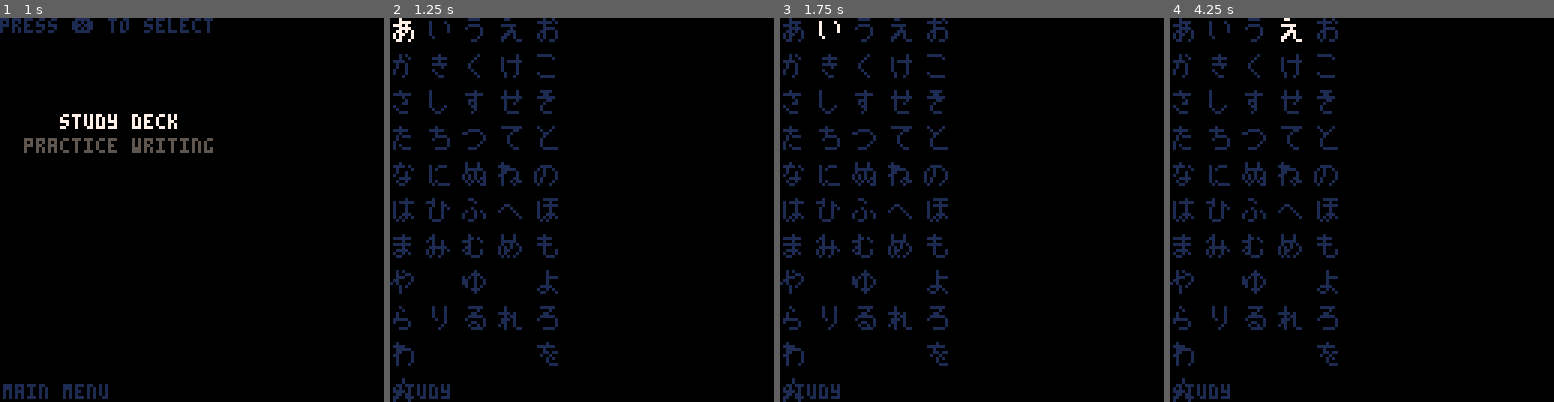
Above: before the commit, frames 1-4 (left to right).
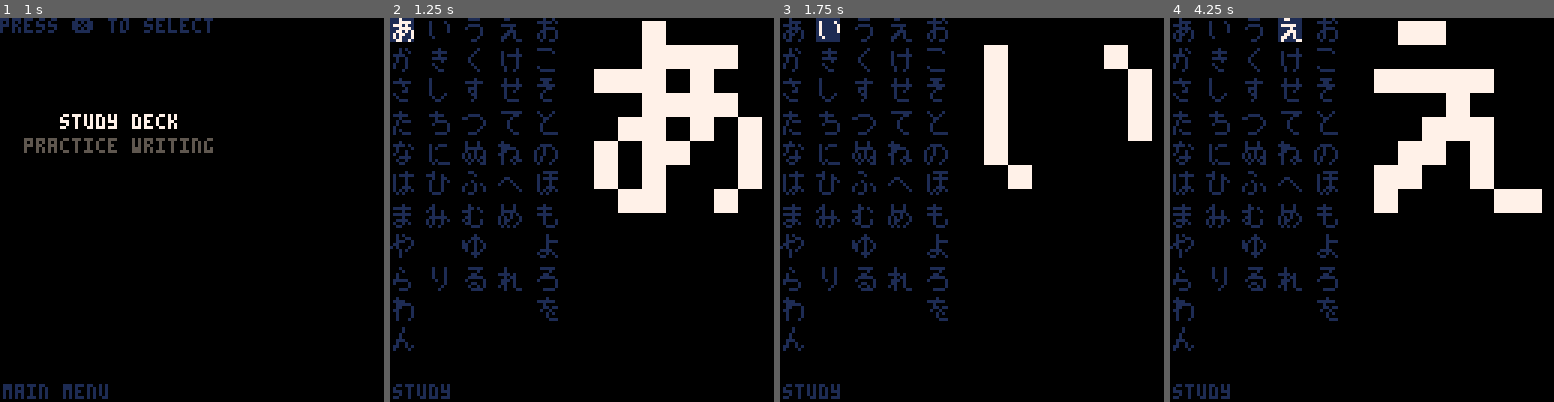
Above: after the commit, the same moments.

Repository: SestrenExsis/KanaPractice
Game: PICO-8 cartridge kana_practice.p8
The game is run twice, just before and just after one commit, with the same random seed, the same clock (stepped at 60 frames per second) and the same inputs.
Inputs (mouse positions are in pixels of both pictures, inside the frame that each line leads up to):
- Up to frame 1 (1 s): tap X (X key) at 0.33 s; click (280, 121) at 0.67 s; tap O (Z key) at 0.7 s
- Up to frame 2 (1.25 s): tap X (X key) at 1.07 s; click (436, 267) at 1.22 s
- Up to frame 3 (1.75 s): hold Right from 1.6 s (still down); tap O (Z key) at 1.7 s
- Up to frame 4 (4.25 s): click (1277, 114) at 1.77 s; tap X (X key) at 1.85, 2.97, 4.08 s; release Right at 2.1 s; tap O (Z key) every 0.4 s from 2.1 to 4.1 s; hold Up 2.15-2.42 s; click (1342, 259) at 2.32 s; hold Right 2.47-3.03 s; click (1404, 106) at 2.87 s; hold Left 3.08-3.58 s; click (1465, 256) at 3.42 s; hold Down 3.63-3.97 s; click (1231, 102) at 3.97 s; hold Right from 4.02 s (still down)

Frame 1 is identical in both runs. In frame 2, 18% of the frame differs, in the area x 0-97%, y 0-100%; in frame 3, 12%; in frame 4, 15%.

Commit message:
Highlight and show the selected kana

Diff:
--- a/kana_practice.p8
+++ b/kana_practice.p8
@@ -322,6 +322,8 @@
 	--palt(0,false)
 	--palt(7,true)
 	_cursor=point(0,0)
+	_cols=5
+	_rows=11
 end
 
 function updatestudy()
@@ -329,8 +331,8 @@
 		if (btnp(⬇️)) _cursor.y+=1
 		if (btnp(⬅️)) _cursor.x-=1
 		if (btnp(➡️)) _cursor.x+=1
-		_cursor.x=_cursor.x%5
-		_cursor.y=_cursor.y%11
+		_cursor.x=_cursor.x%_cols
+		_cursor.y=_cursor.y%_rows
 end
 
 function drawstudy()
@@ -338,14 +340,24 @@
 	local cx=_cursor.x
 	local cy=_cursor.y
 	local s=1
+	local selected=nil
 	for n,k in pairs(_kanatbl) do
 		local x=(1.5*s*8)*k.col
-		local y=(1.5*s*8)*k.row
+		local y=(1.3*s*8)*k.row
 		local c=1
 		if k.col==cx and k.row==cy then
 			c=7
+			selected=k
+			rectfill(x,y,x+7,y+7,1)
 		end
 		drawkana(k,x,y,s,c)
+	end
+	if selected==nil then
+		x=(1.5*s*8)*cx
+		y=(1.3*s*8)*cy
+		rectfill(x,y,x+7,y+7,1)
+	else
+		drawkana(selected,60,1,8,7)
 	end
 end
 
